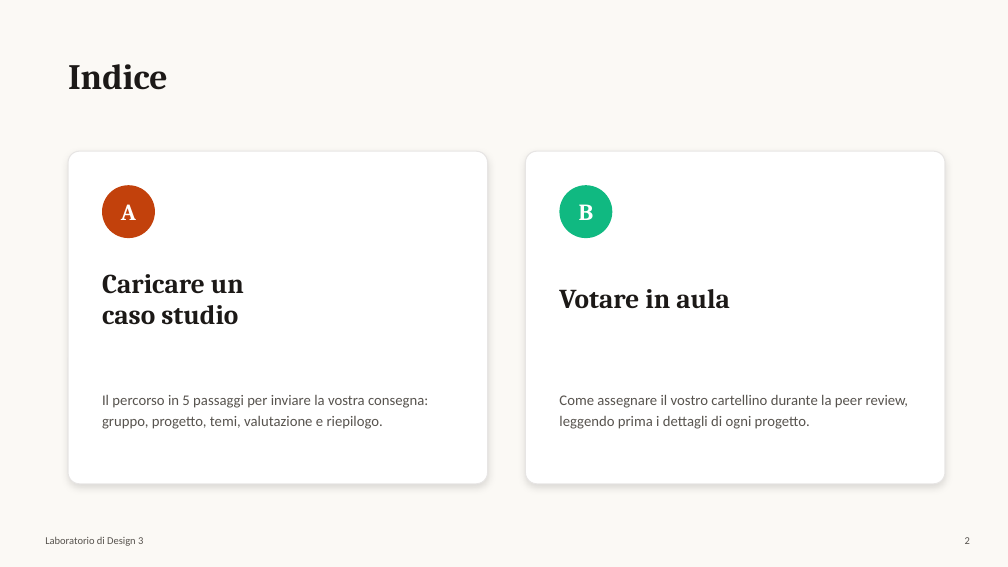
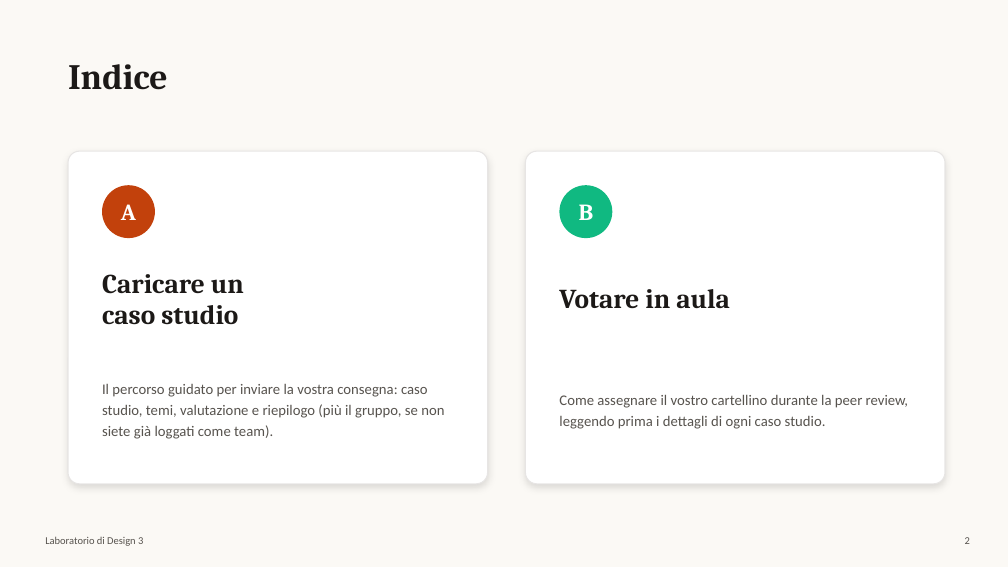
Before and after one commit to leonardomoiso-wq/design3v3, a slide deck: slide 2 of public/manuali/manuale-design-case-studies.pptx. Drawn at 1008x567 pixels with LibreOffice and Linux fonts; fonts in the diff are those of the drawing. Boxes give left, top, right and bottom in pixels: in the first picture for what was removed or moved away, otherwise in the second. Text is boxed around its words. In the diff, an @@ line names an element or a change of style, - is before the commit and + after.

```diff
--- a/public/manuali/manuale-design-case-studies.pptx
+++ b/public/manuali/manuale-design-case-studies.pptx
@@ text at (102, 384, 444, 439): text changed @@
-Il percorso in 5 passaggi per inviare la vostra consegna: gruppo, progetto, temi, valutazione e riepilogo.
+Il percorso guidato per inviare la vostra consegna: caso studio, temi, valutazione e riepilogo (più il gruppo, se non siete già loggati come team).
@@ text at (559, 395, 908, 429): text changed @@
-Come assegnare il vostro cartellino durante la peer review, leggendo prima i dettagli di ogni progetto.
+Come assegnare il vostro cartellino durante la peer review, leggendo prima i dettagli di ogni caso studio.
```
Also in this commit, not shown: 13 other slides changed, 5 other files.
